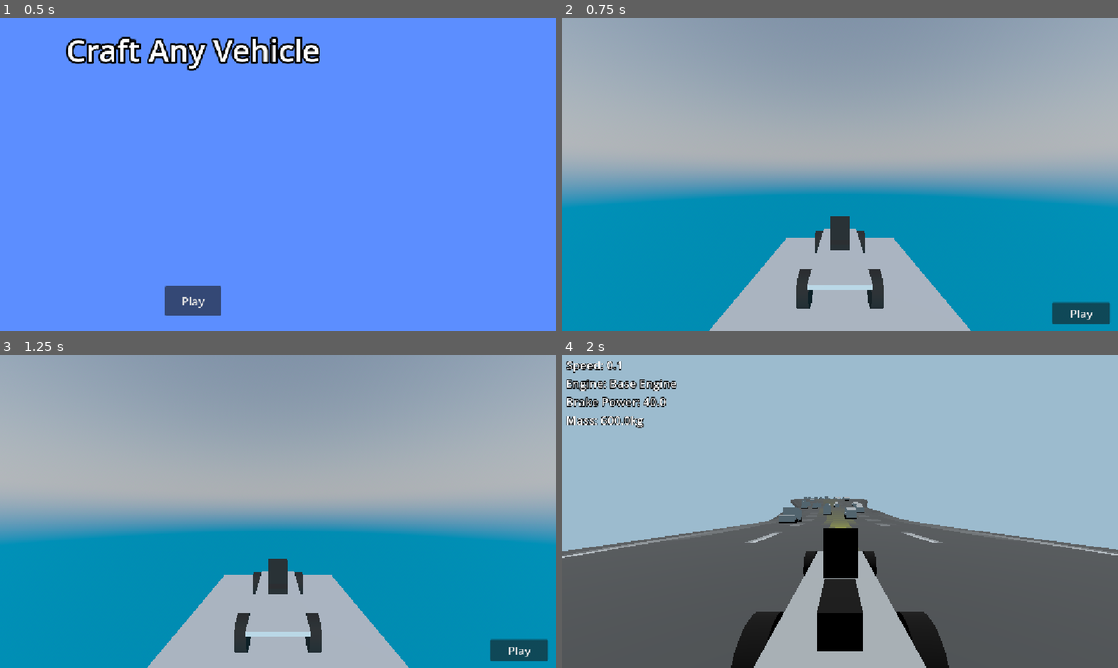
Above: before the commit, frames 1-4 (two rows, left to right).
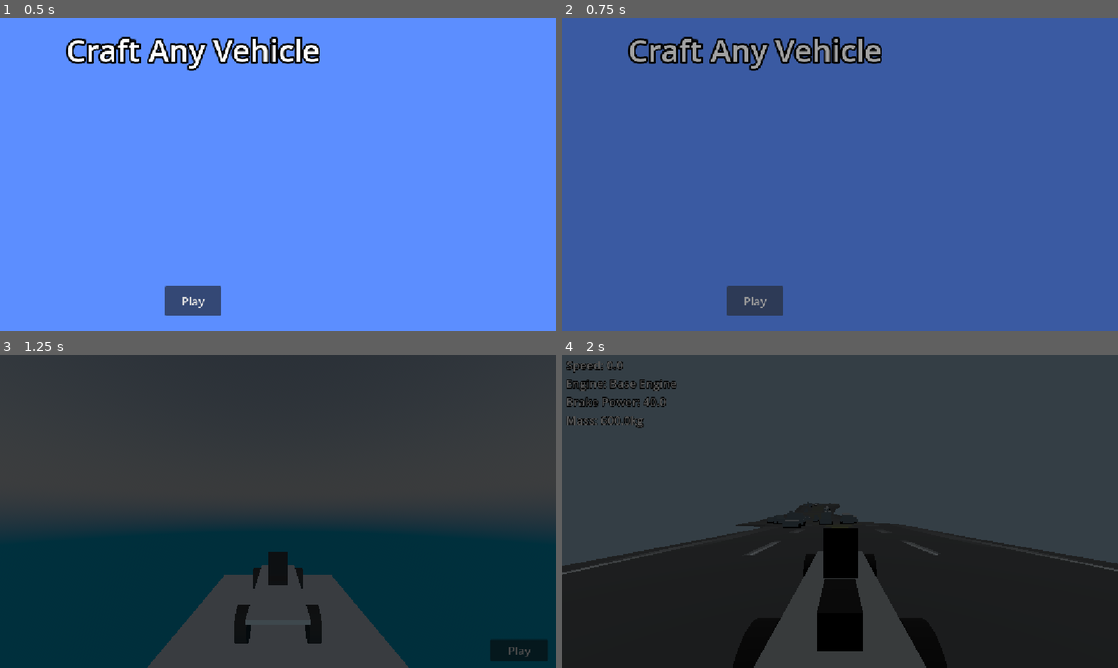
Above: after the commit, the same moments.

Repository: bladeclickers/craft_any_vehicle
Game: Godot game, scene res://scenes/start.tscn
The game is run twice, just before and just after one commit, with the same random seed, the same clock (stepped at 60 frames per second) and the same inputs. Sound files missing from this copy of the repository are replaced by a short silence.
Inputs:
- Up to frame 1 (0.5 s): no input
- Up to frame 2 (0.75 s): click "Play" at 0.5 s
- Up to frame 3 (1.25 s): no input
- Up to frame 4 (2 s): click "Play" at 1.25 s

Frame 1 is identical in both runs. In frame 2, 99% of the frame differs, in the area x 0-100%, y 0-100%; in frame 3, 100%; in frame 4, 95%.

Commit message:
add smooth transitions + project organisation

Diff:
--- a/assets/base_car.tscn
+++ b/assets/base_car.tscn
@@ -1,6 +1,6 @@
 [gd_scene format=3 uid="uid://carbat5rk66g0"]
 
-[ext_resource type="Script" uid="uid://tlg06hv6xh6u" path="res://assets/base_car.gd" id="1_5olyx"]
+[ext_resource type="Script" uid="uid://tlg06hv6xh6u" path="res://scripts/base_car.gd" id="1_5olyx"]
 [ext_resource type="Script" uid="uid://ygdgkle6aa4f" path="res://assets/scripts/engine.gd" id="2_1ca31"]
 [ext_resource type="Script" uid="uid://calafhrv463i8" path="res://assets/scripts/wheel.gd" id="2_h7toe"]
 [ext_resource type="AudioStream" uid="uid://cmtaefea4gy1d" path="res://sfx/car.mp3" id="4_mtj2f"]
--- /dev/null
+++ b/assets/scripts/transition.gd
@@ -0,0 +1,18 @@
+extends CanvasLayer
+
+@onready var color_rect = $ColorRect
+
+func _ready():
+	color_rect.modulate.a = 0.0
+
+func change_scene(target_scene_path: String) -> void:
+	var tween_out = create_tween()
+	tween_out.tween_property(color_rect, "modulate:a", 1.0, 0.5)
+	await tween_out.finished
+
+	get_tree().change_scene_to_file(target_scene_path)
+
+	await get_tree().process_frame
+
+	var tween_in = create_tween()
+	tween_in.tween_property(color_rect, "modulate:a", 0.0, 0.5)
--- /dev/null
+++ b/assets/transition.tscn
@@ -0,0 +1,13 @@
+[gd_scene format=3 uid="uid://bma5w46bqpw22"]
+
+[ext_resource type="Script" uid="uid://c4rdc5peoylxv" path="res://assets/scripts/transition.gd" id="1_oewc0"]
+
+[node name="Transition" type="CanvasLayer" unique_id=839078157]
+layer = 999
+script = ExtResource("1_oewc0")
+
+[node name="ColorRect" type="ColorRect" parent="." unique_id=652343500]
+offset_right = 1152.0
+offset_bottom = 648.0
+mouse_filter = 2
+color = Color(0, 0, 0, 1)
--- a/project.godot
+++ b/project.godot
@@ -18,6 +18,7 @@
 [autoload]
 
 Globals="*uid://nh5eilk2vwnw"
+Transition="*uid://bma5w46bqpw22"
 
 [display]
 
--- a/road_demos/procedural_generator/ui.gd
+++ b/road_demos/procedural_generator/ui.gd
@@ -17,4 +17,4 @@
 	mass_identifier.text = "Mass: " + str(car.mass) + "kg"
 
 	if Input.is_action_just_pressed("reset"):
-		get_tree().change_scene_to_file("res://scenes/editor.tscn")
+		Transition.change_scene("res://scenes/editor.tscn")
--- a/scripts/editor/editor.gd
+++ b/scripts/editor/editor.gd
@@ -78,5 +78,5 @@
 		Globals.bricks.clear()
 
 func _on_button_pressed() -> void:
-	#get_tree().change_scene_to_file("res://scenes/track.tscn")
-	get_tree().change_scene_to_file("res://road_demos/procedural_generator/procedural_generator.tscn")
+	#Transition.change_scene("res://scenes/track.tscn")
+	Transition.change_scene("res://road_demos/procedural_generator/procedural_generator.tscn")
--- a/scripts/ui/button.gd
+++ b/scripts/ui/button.gd
@@ -4,4 +4,4 @@
 	position.x = (get_window().size.x / 2.0) - size.x / 2.0
 
 func _on_pressed() -> void:
-	get_tree().change_scene_to_file("res://scenes/editor.tscn")
+	Transition.change_scene("res://scenes/editor.tscn")
Not shown, added: assets/scripts/transition.gd.uid
Renamed: assets/base_car.gd -> scripts/base_car.gd
Renamed: assets/base_car.gd.uid -> scripts/base_car.gd.uid
